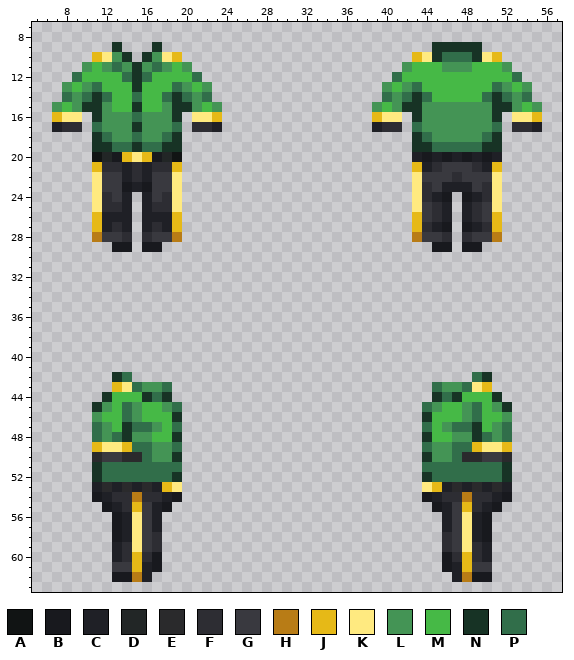
Edited in one commit: pixel-art sprite (Resources/Textures/Clothing/Uniforms/Jumpsuit/centcom_official.rsi/equipped-INNERCLOTHING.png). This is how it looked before the edit.
The file is 64x64 pixels. Colours within 5 levels of each other are drawn and written as one. Shown: x 5..57, y 7..63.
Palette (. is transparent): A #111414  B #18191e  C #1f2026  D #222626  E #2a2a2c  F #2d2d33  G #39393f  H #b87c16  J #e6b917  K #ffea80  L #449455  M #46b946  N #173325  P #316e4a
Pixels before (only the part around the change), first column x 5:
28 ......HGGF.FGGH.......................HGGF.FGGH.....
29 ........BB.BB...........................BB.BB.......
30 ....................................................
31 ....................................................
32 ....................................................
33 ....................................................
34 ....................................................
35 ....................................................
36 ....................................................
37 ....................................................
38 ....................................................
39 ....................................................
40 ....................................................
41 ....................................................
42 ........NP..................................PN......
43 ........JKPLLP..........................PLLPKJ......
44 .......NMMMNPN..........................NPNMMMN.....
45 ......NLMPLMMLP........................PLMMLPMLN....
46 ......LMMPLMMMN........................NMMMLPMML....
47 ......PLMNPPLMP........................PMLPPNMLP....
48 ......PLPNLLMMN........................NMMLLNPLP....
49 ......JKKJPPLLP........................PLLPPJKKJ....
50 ......EGGEEPLLN........................NLLPEEGGE....
51 ......NPPPPPPPP........................PPPPPPPPN....
52 ......NPPPPPPPN........................NPPPPPPPN....
53 ......CECECECJK........................KJCECECEC....
54 ......BCFFHFFCB........................BCFFHFFCB....
55 .......BCFJGCB..........................BCGJFCB.....
56 ........BCKGC............................CGKCB......
57 ........BCKGC............................CGKCB......
58 ........BCKGF............................FGKCB......
59 ........CFKGF............................FGKFC......
60 ........CFJFB............................BFJFC......
61 ........GGJCB............................BCJGG......
62 ........BBHC..............................CHBB......
63 ....................................................
Once edited:
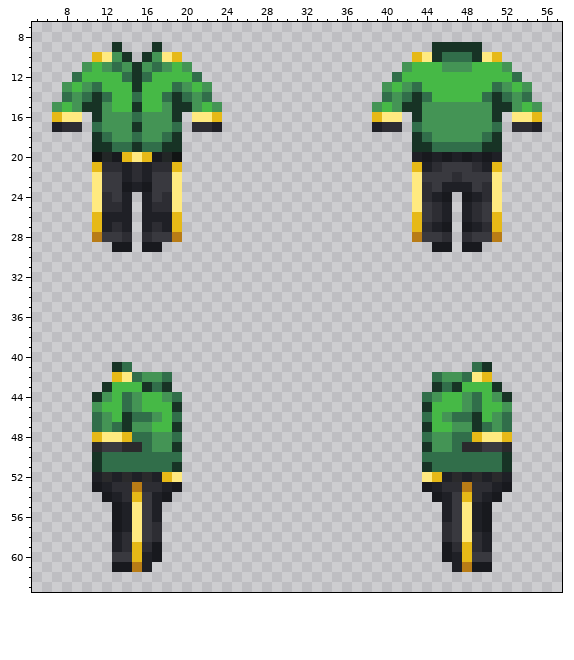
Change:
Changed rows in their new state; - is an unchanged pixel.
first column x 11:
41 --NP----------------------------------PN--
42 --JKPLLP--------------------------PLLPKJ--
43 -NMMMNPN--------------------------NPNMMMN-
44 NL-PLMMLP------------------------PLMMLP-LN
45 LM-----MN------------------------NM-----ML
46 PL-NPPL-P------------------------P-LPPN-LP
47 --P-LLM-N------------------------N-MLL-P--
48 JKKJPPLLP------------------------PLLPPJKKJ
49 EGGEE---N------------------------N---EEGGE
50 NPPPP-PPP------------------------PPP-PPPPN
51 --------N------------------------N--------
52 CECECECJK------------------------KJCECECEC
53 BCFFHFFCB------------------------BCFFHFFCB
54 .BC-JGCB.------------------------.BCGJ-CB.
55 -.BCK--.--------------------------.--KCB.-
57 ------F----------------------------F------
58 --CF----------------------------------FC--
59 ----JFB----------------------------BFJ----
60 --GG-C------------------------------C-GG--
61 --BBH-.----------------------------.-HBB--
62 --....------------------------------....--
Where, in picture pixels (left, top, right, bottom), the same in both pictures:
changed: (92, 362, 182, 582)
changed: (422, 362, 512, 582)
